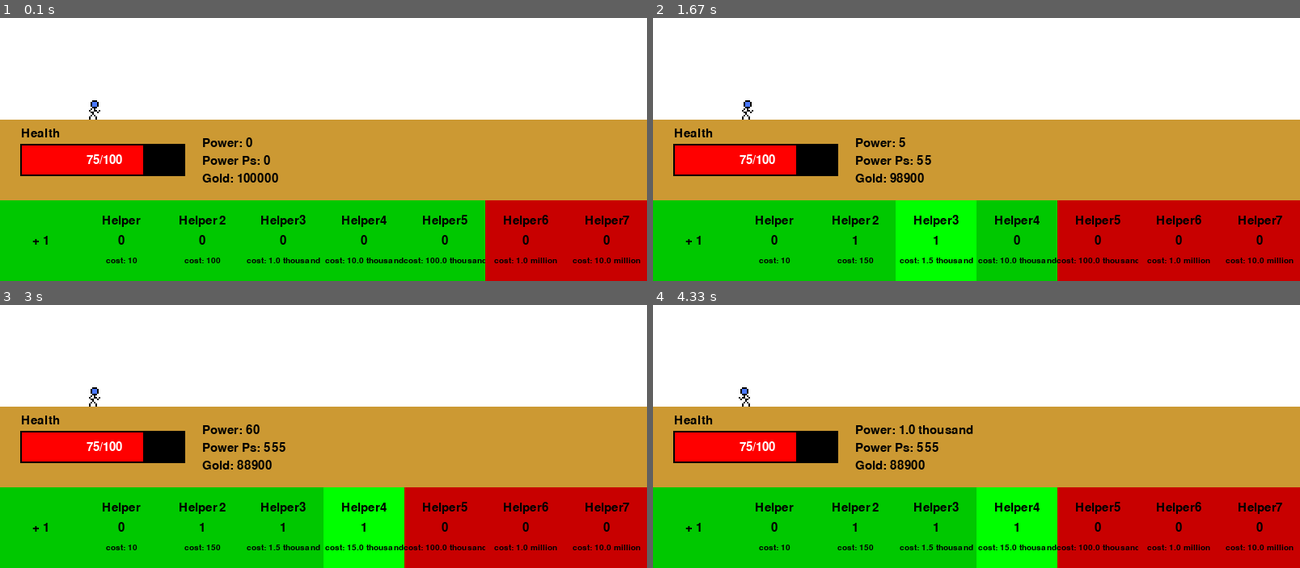
Above: before the commit, frames 1-4 (two rows, left to right).
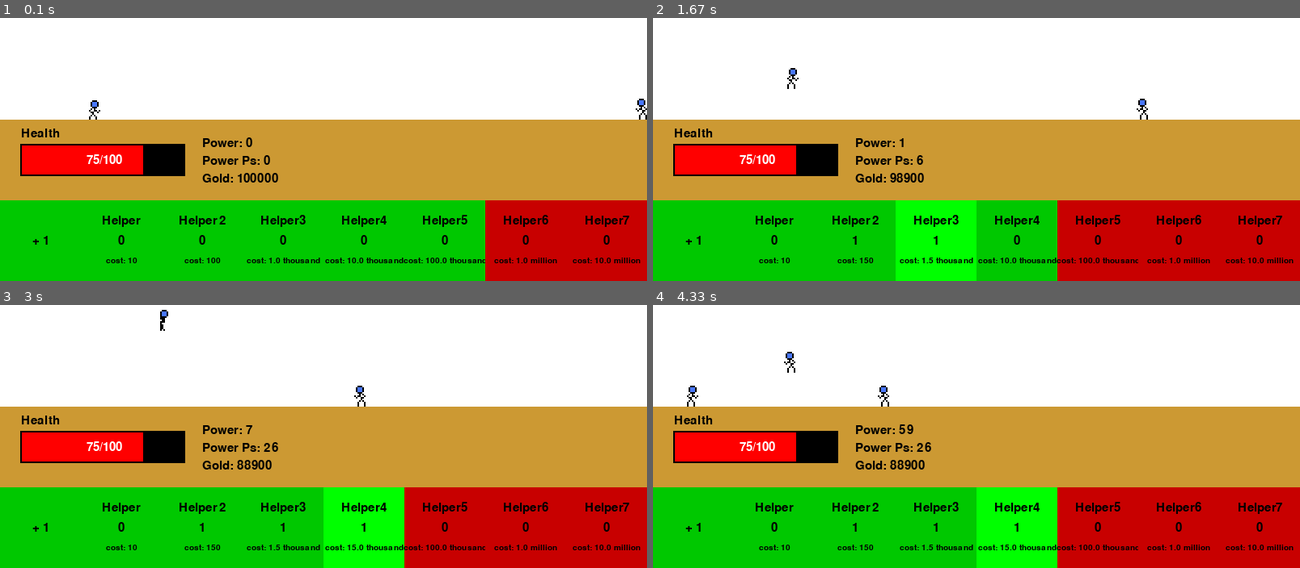
Above: after the commit, the same moments.

Repository: FlipsyDMgclDlfn/PygameGame
Game: pygame game, started from main.py
The game is run twice, just before and just after one commit, with the same random seed, the same clock (stepped at 60 frames per second) and the same inputs.
Inputs:
- Up to frame 1 (0.1 s): no input
- Up to frame 2 (1.67 s): hold Space 0.33-0.8 s; hold D 0.33-0.8 s; click "Helper2" at 0.88 s; click "Helper3" at 1.38 s
- Up to frame 3 (3 s): hold D 1.83-2.3 s; tap Space at 1.9, 2.2, 2.9 s; click "Helper4" at 2.38 s; hold D from 2.83 s (still down)
- Up to frame 4 (4.33 s): tap Space at 3.2, 3.4, 3.7, 3.97, 4.27 s; release D at 3.3 s; hold A 3.33-3.87 s; hold A 3.9-4.3 s

The runs differ from the first frame. In frame 1, less than 0.1% of the frame differs, in the area x 98-100%, y 30-39%; in frame 2, 0.2%; in frame 3, 0.3%; in frame 4, 0.5%, in the area x 5-50%, y 17-56%.

Commit message:
walking fixed

Diff:
--- a/main.py
+++ b/main.py
@@ -32,6 +32,22 @@
 
 gameDisplay = pygame.display.set_mode((display_width,display_height))
 clock = pygame.time.Clock()
+
+class Enemy:
+    def __init__(self,l,s):
+        self.side = s
+        if s == 0:
+            self.move = 2
+            self.image = pygame.image.load('pc_fr.png')
+        else:
+            self.move = -2
+            self.image = pygame.image.load('pc_fl.png')
+        self.health = 10 * l
+        self.x = s*display_width
+    def draw(self):
+        self.x += self.move
+        if self.health > 0:
+            gameDisplay.blit(self.image,(self.x-8,368))
 
 def player(x,y,s):
     gameDisplay.blit(s,(x,y))
@@ -87,7 +103,7 @@
     playerX = 100
     playerY = 368
     playerS = playerImgR
-
+    dx = 0
     inAir = False
     rise = False
     playerH = 0
@@ -95,6 +111,7 @@
 
     walking = False
     walkingL = 0
+    walkingR = 0
 
     power = 0
     powerInc = 1
@@ -103,6 +120,8 @@
     maxHealth = 100
     gold = 100000
 
+    enemies = []
+
     helper = 0
     helperC = 10
 
@@ -127,7 +146,7 @@
     down = False
 
     while not gameExit:
-
+        pygame.event.pump()
         gameDisplay.fill(white)
 
         for event in pygame.event.get():
@@ -135,66 +154,75 @@
                 pygame.quit()
                 quit()
 
-        if event.type == pygame.KEYDOWN:
-            if event.key == pygame.K_SPACE:
-                if not inAir:
-                    maxH = 100
-                    inAir = True
-                    playerH = 0
-                    rise = True
-            if event.key == pygame.K_a:
-                if not walking:
-                    walking = True
+            if event.type == pygame.KEYDOWN:
+                if event.key == pygame.K_SPACE:
+                    if not inAir:
+                        maxH = 100
+                        inAir = True
+                        playerH = 0
+                        rise = True
+
+                if event.key == pygame.K_a:
+                    dx = -2
                     walkingL = 1
-                if walkingL < 2:
-                    playerS = playerImgWL1
-                    walkingL+=.2
-                elif walkingL < 3:
-                    playerS = playerImgWL2
-                    walkingL+=.2
-                elif walkingL < 4:
-                    playerS = playerImgWL3
-                    walkingL+=.2
-                elif walkingL < 5:
-                    playerS = playerImgWL4
-                    walkingL+=.2
-                elif walkingL < 6:
-                    playerS = playerImgWL5
-                    walkingL+=.2
-                elif walkingL < 7:
-                    walkingL = 1
-                    playerS = playerImgWL6
-            if event.key == pygame.K_d:
-                if not walking:
-                    walking = True
+
+                if event.key == pygame.K_d:
+                    dx = 2
                     walkingR = 1
-                if walkingR < 2:
-                    playerS = playerImgWR1
-                    walkingR+=.2
-                elif walkingR < 3:
-                    playerS = playerImgWR2
-                    walkingR+=.2
-                elif walkingR < 4:
-                    playerS = playerImgWR3
-                    walkingR+=.2
-                elif walkingR < 5:
-                    playerS = playerImgWR4
-                    walkingR+=.2
-                elif walkingR < 6:
-                    playerS = playerImgWR5
-                    walkingR+=.2
-                elif walkingR < 7:
-                    walkingR = 1
-                    playerS = playerImgWR6
-        elif event.type == pygame.KEYUP:
-            if event.key == pygame.K_a:
-                playerS = playerImgL
-                walking = False
-                walkingL = 0
-            if event.key == pygame.K_d:
-                playerS = playerImgR
-                walking = False
-                walkingR = 0
+
+            elif event.type == pygame.KEYUP:
+                dx = 0
+                if event.key == pygame.K_a:
+                    playerS = playerImgL
+                    walking = False
+                    walkingL = 0
+                if event.key == pygame.K_d:
+                    playerS = playerImgR
+                    walking = False
+                    walkingR = 0
+        if playerX < 2 and pygame.key.get_pressed()[pygame.K_a]:
+            playerX = 0
+        elif playerX > display_width - 34 and pygame.key.get_pressed()[pygame.K_d]:
+            playerX = display_width - 32
+        else:
+            playerX += dx
+        if walkingR < 2 and walkingR >= 1:
+            playerS = playerImgWR1
+            walkingR+=.2
+        elif walkingR < 3 and walkingR >= 1:
+            playerS = playerImgWR2
+            walkingR+=.2
+        elif walkingR < 4 and walkingR >= 1:
+            playerS = playerImgWR3
+            walkingR+=.2
+        elif walkingR < 5 and walkingR >= 1:
+            playerS = playerImgWR4
+            walkingR+=.2
+        elif walkingR < 6 and walkingR >= 1:
+            playerS = playerImgWR5
+            walkingR+=.2
+        elif walkingR < 7 and walkingR >= 1:
+            walkingR = 1
+            playerS = playerImgWR6
+        if walkingL < 2 and walkingL >= 1:
+            playerS = playerImgWL1
+            walkingL+=.2
+        elif walkingL < 3 and walkingL >= 1:
+            playerS = playerImgWL2
+            walkingL+=.2
+        elif walkingL < 4 and walkingL >= 1:
+            playerS = playerImgWL3
+            walkingL+=.2
+        elif walkingL < 5 and walkingL >= 1:
+            playerS = playerImgWL4
+            walkingL+=.2
+        elif walkingL < 6 and walkingL >= 1:
+            playerS = playerImgWL5
+            walkingL+=.2
+        elif walkingL < 7 and walkingL >= 1:
+            walkingL = 1
+            playerS = playerImgWL6
+
         if playerH < maxH and rise == True:
             playerY -= 2
             playerH += 2
@@ -210,7 +238,6 @@
 
         player(playerX,playerY,playerS)
 
-
         ##other screen stuff
 
         mouse = pygame.mouse.get_pos()
@@ -233,7 +260,11 @@
 
         ##Power Counter
         smallText = pygame.font.Font("freesansbold.ttf",15)
-        textSurf, textRect = text_objects("Power: " + suf(power,0), smallText,black)
+        if power > 1000:
+            c = 1
+        else:
+            c = 0
+        textSurf, textRect = text_objects("Power: " + suf(power,c), smallText,black)
         textRect = (250,422)
         gameDisplay.blit(textSurf, textRect)
 
@@ -290,7 +321,7 @@
             if gold >= helper2C:
                 pygame.draw.rect(gameDisplay, bright_green,(200,500,100,100))
                 if click[0] == 1 and not down:
-                    powerPS += 5
+                    powerPS += 1
                     helper2 += 1
                     gold -= helper2C
                     helper2C +=50
@@ -308,7 +339,7 @@
             if gold >= helper3C:
                 pygame.draw.rect(gameDisplay, bright_green,(300,500,100,100))
                 if click[0] == 1 and not down:
-                    powerPS += 50
+                    powerPS += 5
                     helper3 += 1
                     gold -= helper3C
                     helper3C +=500
@@ -326,7 +357,7 @@
             if gold >= helper4C:
                 pygame.draw.rect(gameDisplay, bright_green,(400,500,100,100))
                 if click[0] == 1 and not down:
-                    powerPS += 500
+                    powerPS += 20
                     helper4 += 1
                     gold -= helper4C
                     helper4C +=5000
@@ -344,7 +375,7 @@
             if gold >= helper5C:
                 pygame.draw.rect(gameDisplay, bright_green,(500,500,100,100))
                 if click[0] == 1 and not down:
-                    powerPS += 5000
+                    powerPS += 50
                     helper5 += 1
                     gold -= helper5C
                     helper5C +=50000
@@ -362,7 +393,7 @@
             if gold >= helper6C:
                 pygame.draw.rect(gameDisplay, bright_green,(600,500,100,100))
                 if click[0] == 1 and not down:
-                    powerPS += 50000
+                    powerPS += 75
                     helper6 += 1
                     gold -= helper6C
                     helper6C +=500000
@@ -380,7 +411,7 @@
             if gold >= helper7C:
                 pygame.draw.rect(gameDisplay, bright_green,(700,500,100,100))
                 if click[0] == 1 and not down:
-                    powerPS += 500000
+                    powerPS += 150
                     helper7 += 1
                     gold -= helper7C
                     helper7C +=5000000
@@ -388,20 +419,22 @@
             else:
                 pygame.draw.rect(gameDisplay, red,(700,500,100,100))
         button("Helper7",700,helper7,helper7C)
-
-
 
         if click[0] == 0:
             down = False
         if click[0] == 1:
             down = True
 
-        ticks += 1
         if ticks%60 == 0:
             power += powerPS
-
+        if (ticks+240)%480 == 0:
+            enemies += [Enemy(1,0)]
+        if ticks%480 == 0:
+            enemies += [Enemy(1,1)]
+        for enemy in enemies:
+            enemy.draw()
+        ticks += 1
         pygame.display.update()
         clock.tick(60)
 
 game_loop()
-#
